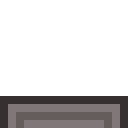
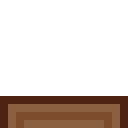
Comparing the layer stacks of the two 128px x 128px images. Changes:
painted on "Layer 2" over [0, 96, 128, 128]
